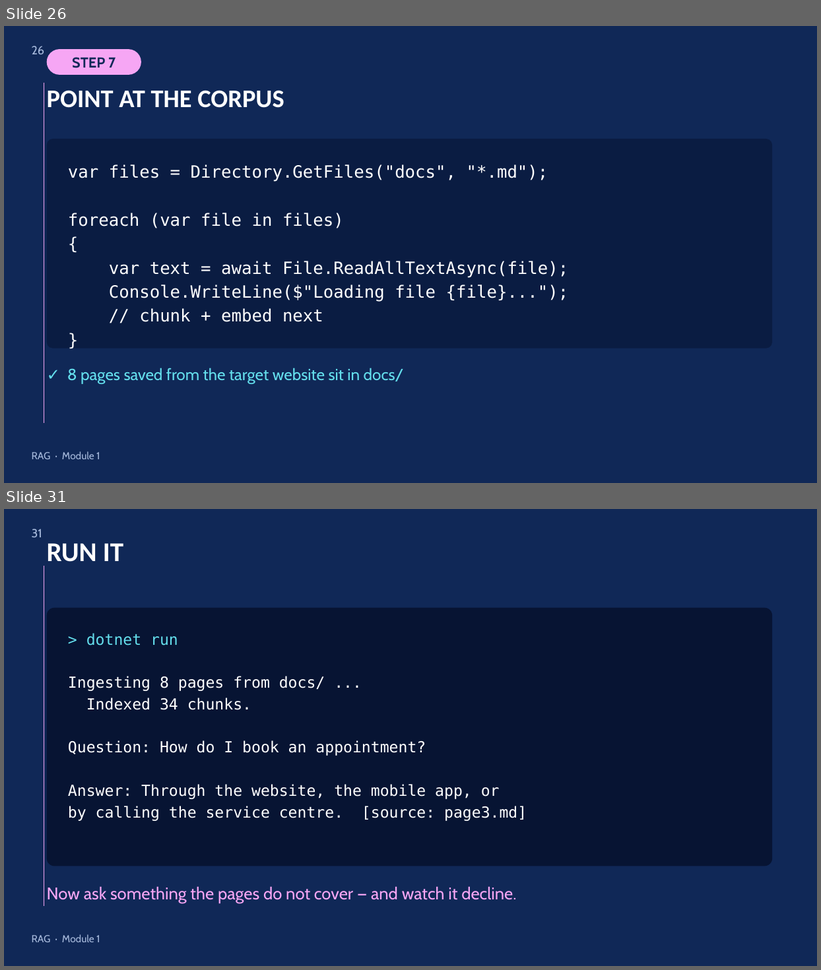
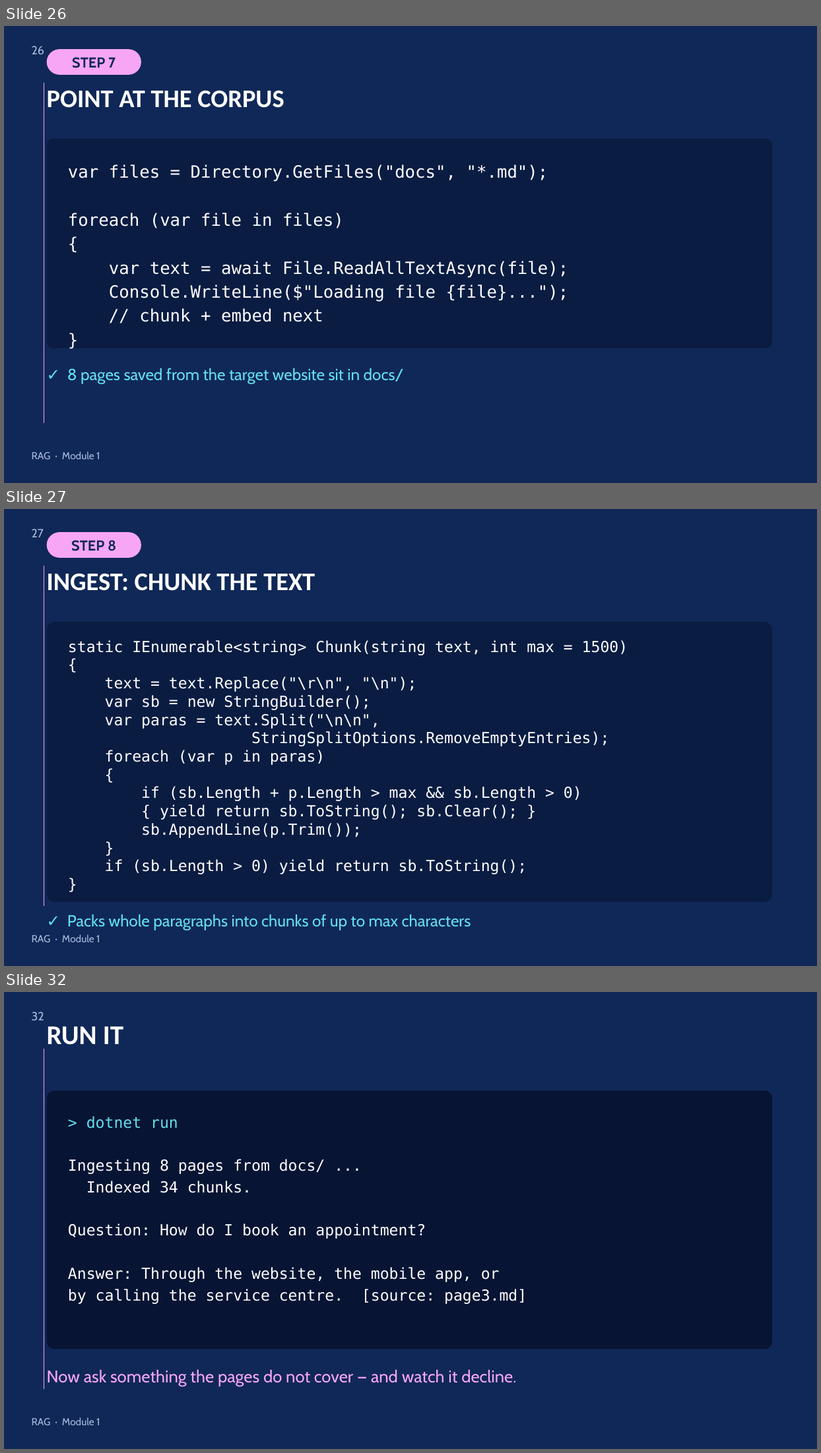
Before and after one commit to tt3ateach/KodCode-AI-Augmented-Software-Development, a slide deck: Extras/12 - RAG.pptx. Shown one above the other, each under a label of ours: slides 26 and 31 before the commit, slides 26, 27 and 32 after it; the slides between them are not shown. The pictures are 821x970 and 821x1453 pixels, drawn with LibreOffice and Linux fonts; fonts in the diff are those of the drawing. Boxes give left, top, right and bottom in pixels: in the first picture for what was removed or moved away, otherwise in the second. Text is boxed around its words. In the diff, an @@ line names an element or a change of style, - is before the commit and + after.

```diff
--- a/Extras/12 - RAG.pptx
+++ b/Extras/12 - RAG.pptx
@@ slide 27 added at (4, 509, 817, 966), background #102857; not listed: 1 template element that a slide beside it also shows @@
@@ page number added at (32, 529, 44, 537), 14 pt, text #A8BBDD @@
+27
@@ rounded rectangle added at (47, 532, 141, 558), fill #F6A6F4, 17 pt, text #102858, bold @@
+STEP 8
@@ text added at (47, 573, 315, 591), 30 pt, text #FFFFFF, bold @@
+INGEST: CHUNK THE TEXT
@@ rounded rectangle added at (47, 622, 773, 902), fill #0A1C42 @@
@@ text added at (68, 640, 628, 875), 18 pt, text #FFFFFF @@
+static IEnumerable<string> Chunk(string text, int max = 1500)
+{
+text = text.Replace("\r\n", "\n");
+var sb = new StringBuilder();
+var paras = text.Split("\n\n",
+StringSplitOptions.RemoveEmptyEntries);
+foreach (var p in paras)
+{
+if (sb.Length + p.Length > max && sb.Length > 0)
+{ yield return sb.ToString(); sb.Clear(); }
+sb.AppendLine(p.Trim());
+}
+if (sb.Length > 0) yield return sb.ToString();
+}
@@ text added at (67, 914, 471, 930), 19 pt, text #64DFED @@
+✓ Packs whole paragraphs into chunks of up to max characters
@@ text added at (32, 935, 100, 943), 12 pt, text #A8BBDD @@
+RAG · Module 1
@@ what was slide 31 is now slide 32 @@
@@ page number at (32, 1012, 44, 1020): text changed @@
-31
+32
```
Also in this commit, not shown: 6 slides changed.
